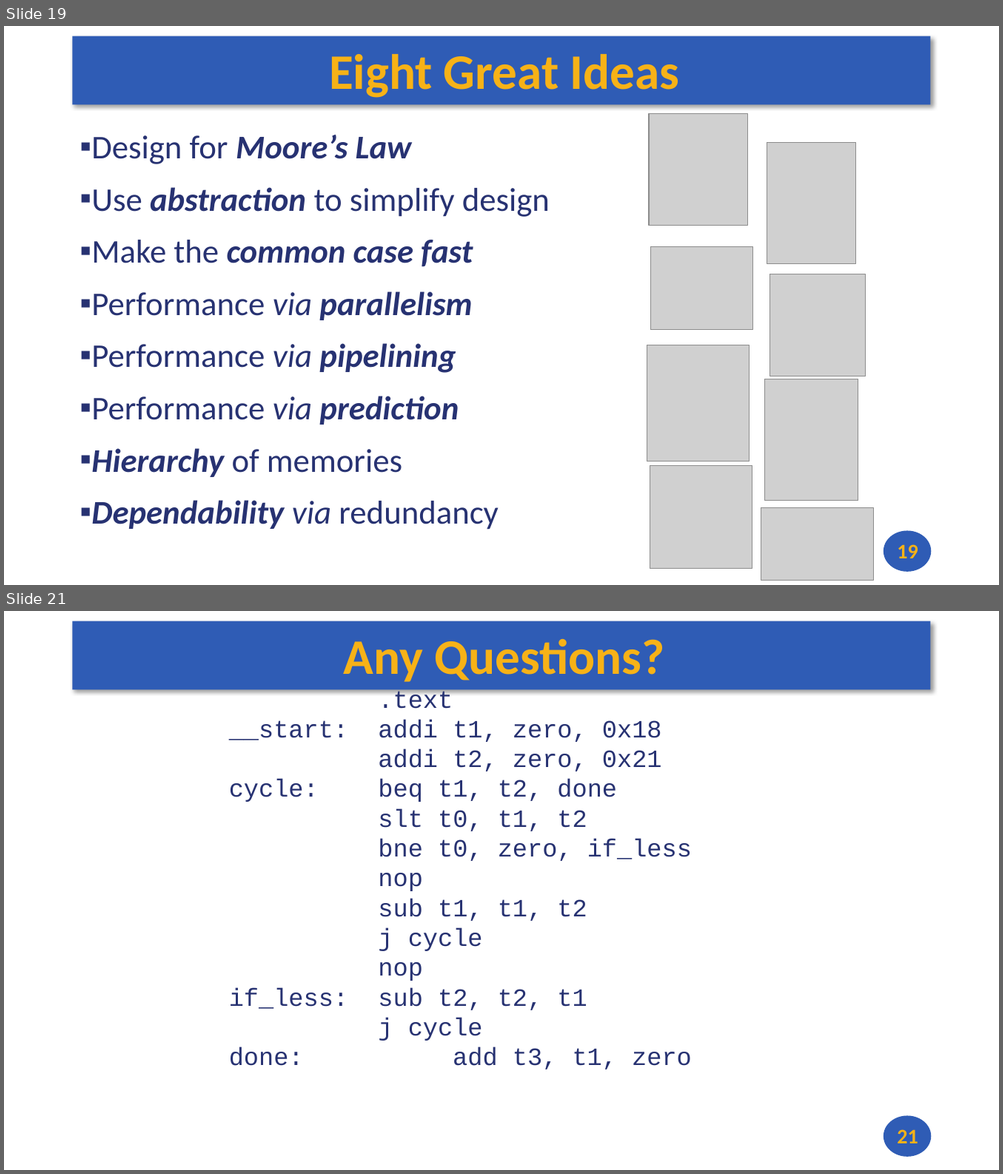
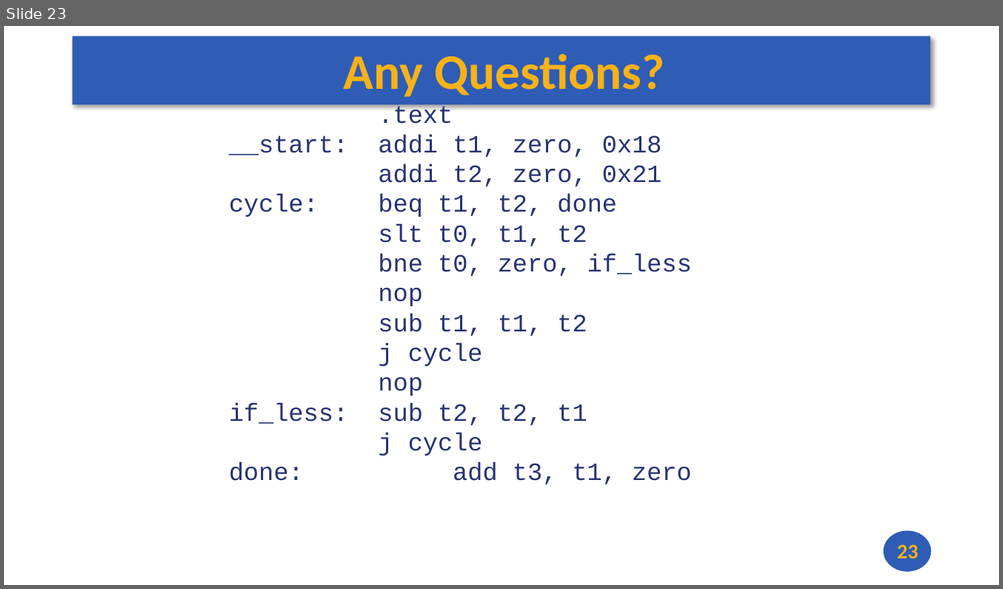
Before and after one commit to andrewt0301/hse-acos-course, a slide deck: docs/part1ca/01_Introduction/CA_Lecture_01.pptx. Shown one above the other, each under a label of ours: slides 19 and 21 before the commit, slide 23 after it; the slides between them are not shown. The pictures are 1003x1174 and 1003x589 pixels, drawn with LibreOffice and Linux fonts; fonts in the diff are those of the drawing; grey boxes stand for pictures. Boxes give left, top, right and bottom in pixels: in the first picture for what was removed or moved away, otherwise in the second. Text is boxed around its words. In the diff, an @@ line names an element or a change of style, - is before the commit and + after.

```diff
--- a/docs/part1ca/01_Introduction/CA_Lecture_01.pptx
+++ b/docs/part1ca/01_Introduction/CA_Lecture_01.pptx
@@ slide 19 removed at bbox=[4, 26, 999, 585], background #FFFFFF; not listed: 2 template elements that a slide beside it also shows @@
@@ title removed at bbox=[329, 54, 680, 98] @@
-Eight Great Ideas
@@ picture removed at bbox=[649, 114, 747, 225] @@
@@ text removed at bbox=[91, 135, 549, 530] @@
-▪ Design for Moore’s Law
-▪ Use abstraction to simplify design
-▪ Make the common case fast
-▪ Performance via parallelism
-▪ Performance via pipelining
-▪ Performance via prediction
-▪ Hierarchy of memories
-▪ Dependability via redundancy
@@ picture removed at bbox=[766, 142, 856, 264] @@
@@ picture removed at bbox=[650, 247, 753, 329] @@
@@ picture removed at bbox=[769, 275, 865, 377] @@
@@ picture removed at bbox=[646, 346, 749, 462] @@
@@ picture removed at bbox=[765, 379, 858, 500] @@
@@ picture removed at bbox=[649, 466, 752, 569] @@
@@ picture removed at bbox=[760, 508, 874, 581] @@
@@ page number removed at bbox=[896, 545, 917, 559] @@
-19
@@ what was slide 21 is now slide 23 @@
@@ page number at bbox=[896, 545, 917, 559]: text changed @@
-21
+23
```
Also in this commit, not shown: 6 slides changed, 4 slides added, 1 other slide removed, 4 other files.
